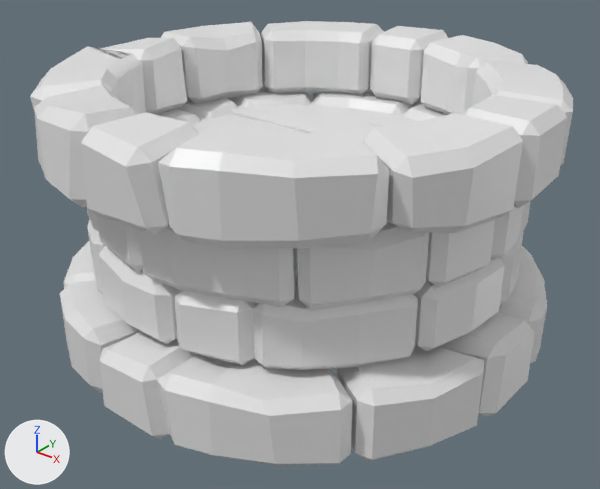
The FBX model EscapeTheVR/Assets/Meshes/Brunnen.fbx, before and after one commit.
Before and after are seen from a 50 mm camera at (1.42, -1.726, 0.942) aimed at (0.046, -0.009, -0.123). The lights are fixed; the arrows at lower left show +X, +Y and +Z. Where no turn or scale is listed for an object, it has been applied to the vertices.

Before the edit, the objects in view are built like this:
```python
me_cube_001 = bpy.data.meshes.new('Cube.001')
me_cube_001.from_pydata(...)  # 240 vertices, 222 faces; spans x -0.563..0.626, y -0.51..0.472, z -0.105..-0.03
me_cube_001.materials.append(mat_wood)  # white #e7e7e7
me_cube_008 = bpy.data.meshes.new('Cube.008')
me_cube_008.from_pydata(...)  # 1538 vertices, 1640 faces; spans x -0.701..0.734, y -0.785..0.657, z -0.621..0.196
me_cube_008.materials.append(mat_well)  # white #e7e7e7
ob_brunnen = bpy.data.objects.new('brunnen', me_cube_008)
ob_brunnen.location = (0.0, 0.1, 0.2)
ob_holz = bpy.data.objects.new('holz', me_cube_001)
ob_holz.location = (0.0, 0.1, 0.2)
```
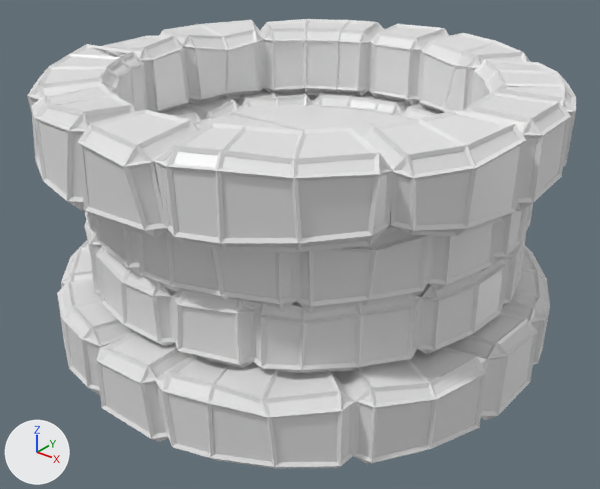
Changed parts and their boxes (x1, y1, x2, y2) in the pictures (600 x 489 px):
'brunnen.001', added
    after: (27, 19, 576, 469)

What changed in the scene script:
```text
Add me_cube_003:
    me_cube_003.from_pydata(...)  # 9276 vertices, 12480 faces; spans x -0.708..0.741, y -0.792..0.664, z -0.628..0.202
    me_cube_003.materials.append(mat_well)  # white #e7e7e7
Add ob_brunnen_001:
    ob_brunnen_001 = bpy.data.objects.new('brunnen.001', me_cube_003)
    ob_brunnen_001.location = (0.0, 0.1, 0.2)
```
